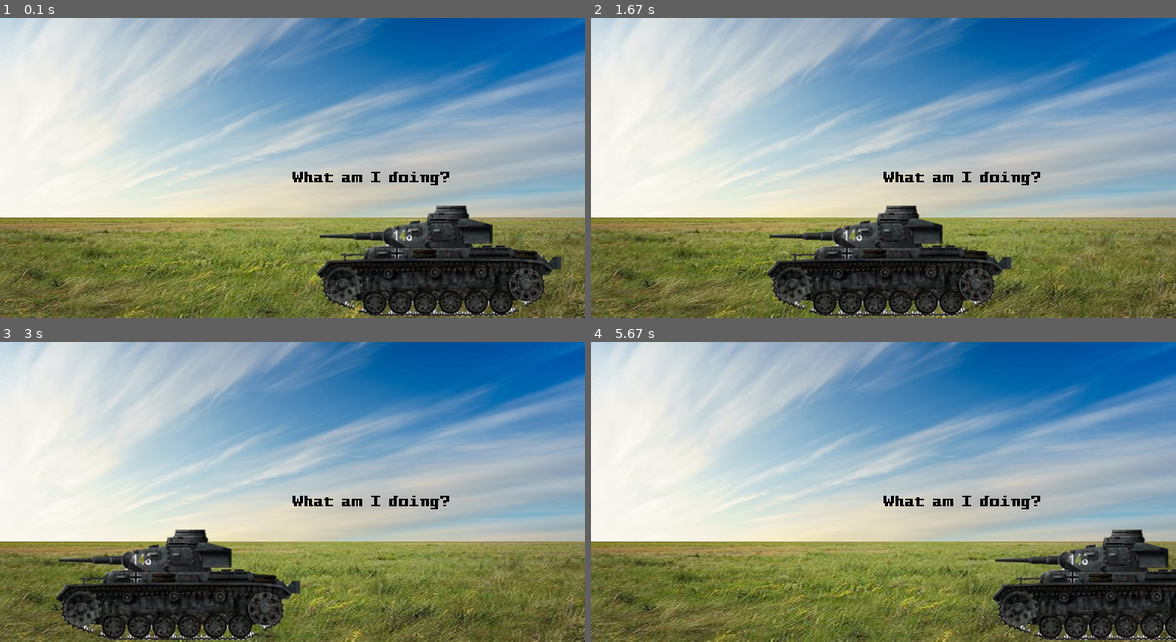
Above: before the commit, frames 1-4 (two rows, left to right).
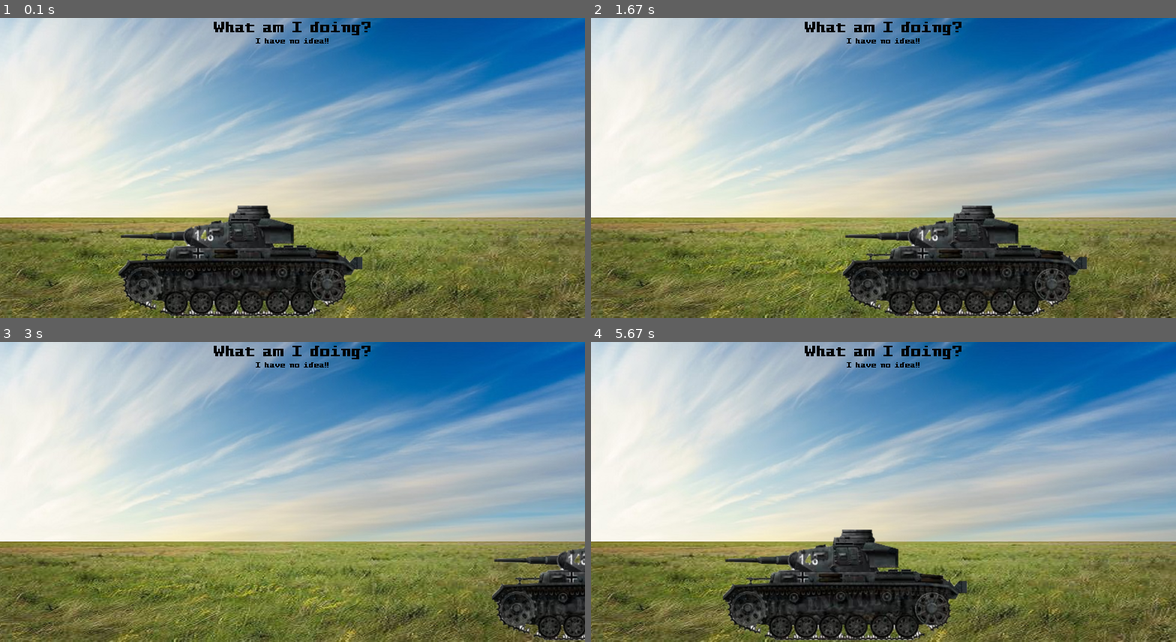
Above: after the commit, the same moments.

Repository: Alexderoode011202/experimental_repository
Game: pygame game, started from pygame_shenanigans/third time is a charm.py
Two runs of this game, one before a commit and one after it. Both use one fixed random seed, a clock stepped at 60 frames per second and the inputs below.
Inputs:
- Up to frame 1 (0.1 s): no input
- Up to frame 2 (1.67 s): no input
- Up to frame 3 (3 s): no input
- Up to frame 4 (5.67 s): no input

The runs differ from the first frame. In frame 1, 24% of the frame differs, in the area x 0-100%, y 0-100%; in frame 2, 17%; in frame 3, 20%; in frame 4, 24%.

Commit message:
added a failure screen

Diff:
--- /dev/null
+++ b/pygame_shenanigans/failure_screen.py
@@ -0,0 +1,42 @@
+from pygame import *
+import pygame
+import sys
+
+
+def failure_screen() -> None:
+
+
+    WIDTH: int = 800
+    LENGTH: int = 400
+    __screen = pygame.display.set_mode((WIDTH, LENGTH))
+    clock = pygame.time.Clock()
+
+    __screen.fill((0,0,0))
+
+    large_font = pygame.font.Font("pygame_shenanigans/pixel_font.ttf", 75)
+    small_font = pygame.font.Font("pygame_shenanigans/pixel_font.ttf", 25)
+    smaller_font = pygame.font.Font("pygame_shenanigans/pixel_font.ttf", 10)
+
+    ending: Surface = large_font.render("You lost!", True, (255,0,0))
+    ending_rect = ending.get_rect(midtop=(WIDTH*0.5, 50))
+
+
+    extra: Surface = small_font.render("Cuz fuck you!", True, (255,0,0))
+    extra_rect = extra.get_rect(midtop=(ending_rect.centerx, ending_rect.bottom))
+
+    smaller: Surface = smaller_font.render("Nah, just kidding, you tried your best :)", True, (255,0,0))
+    smaller_rect = smaller.get_rect(midtop=(extra_rect.centerx, extra_rect.bottom + 50))
+
+    running: bool = True
+    while running:
+        for event in pygame.event.get():
+            if event.type == pygame.QUIT:
+                running = False
+                pygame.quit()
+                sys.exit()
+
+        __screen.blit(ending, ending_rect)
+        __screen.blit(extra, extra_rect)
+        __screen.blit(smaller, smaller_rect)
+        pygame.display.update()
+        clock.tick(60)
--- a/pygame_shenanigans/third time is a charm.py
+++ b/pygame_shenanigans/third time is a charm.py
@@ -1,5 +1,6 @@
 import pygame
 from sys import exit
+from failure_screen import failure_screen
 
 pygame.init()
 pygame.display.set_caption("Call of Duty 2023 Premium Edition")
@@ -10,13 +11,23 @@
 screen.fill(color=(0,0,255))
 clock = pygame.time.Clock()
 boring_font = pygame.font.Font("pygame_shenanigans/pixel_font.ttf", 20)
+smaller_font = pygame.font.Font("pygame_shenanigans/pixel_font.ttf", 10)
+test_surface = pygame.image.load("C:/Users/Alexd/OneDrive/Documenten/GitHub/experimental_repository/pygame_shenanigans/ground.png").convert()
+test_rect = test_surface.get_rect(midbottom = (WIDTH*0.5, LENGTH))
 
-test_surface = pygame.image.load("C:/Users/Alexd/OneDrive/Documenten/GitHub/experimental_repository/pygame_shenanigans/ground.png")
-air_surface = pygame.image.load("C:/Users/Alexd/OneDrive/Documenten/GitHub/experimental_repository/pygame_shenanigans/Air.jpg")
+air_surface = pygame.image.load("C:/Users/Alexd/OneDrive/Documenten/GitHub/experimental_repository/pygame_shenanigans/Air.jpg").convert()
+air_rect = air_surface.get_rect(midbottom=(WIDTH*0.5,LENGTH - test_surface.get_height()))
+
 text_surface = boring_font.render("What am I doing?", True, "black")
-pz3_surface = pygame.image.load("pygame_shenanigans/pz_3_without_background.png")
-pz3_x: int = 429
-pz3_y: int = 249
+text_rect = text_surface.get_rect(midtop=(WIDTH*0.5, 0))
+
+smaller_text = smaller_font.render("I have no idea!!", False, (0,0,0))
+smaller_text_rect = smaller_text.get_rect(midtop=(WIDTH * 0.5, text_rect.bottom))
+
+
+pz3_surface = pygame.image.load("pygame_shenanigans/pz_3_without_background.png").convert_alpha()
+pz3_rect = pz3_surface.get_rect(bottomright=(WIDTH*0.7, LENGTH))
+
 running: bool = True
 while running:
     for event in pygame.event.get():
@@ -24,21 +35,26 @@
         if event.type == pygame.QUIT:
             running = False
             pygame.quit()
+            pygame.init()
+            failure_screen()
+
             exit()
 
     # Background
-    screen.blit(test_surface, (0, LENGTH-test_surface.get_height()))
-    screen.blit(air_surface, (0, LENGTH-test_surface.get_height()-air_surface.get_height()))
+    screen.blit(test_surface, test_rect)
+    screen.blit(air_surface, air_rect)
 
     # text
-    screen.blit(source=text_surface, dest=(WIDTH*0.5, LENGTH*0.5))
+    screen.blit(text_surface, text_rect)
+    screen.blit(smaller_text, smaller_text_rect)
 
     # tank
-    pz3_x -=2
-    if pz3_x <= 0:
-        pz3_x = WIDTH
+    pz3_rect.left -=10
+    if pz3_rect.right <= 0:
+        pz3_rect.left = WIDTH
 
-    screen.blit(pz3_surface, (pz3_x, pz3_y))
+
+    screen.blit(pz3_surface, pz3_rect)
 
 
     pygame.display.update()
